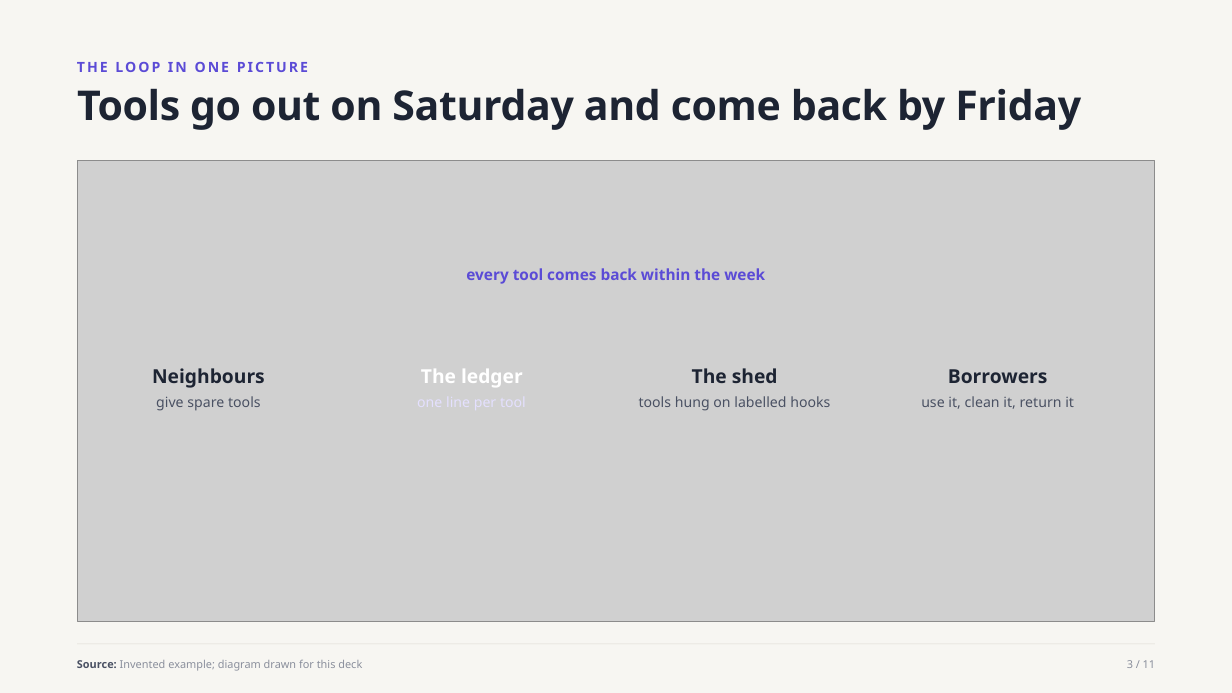
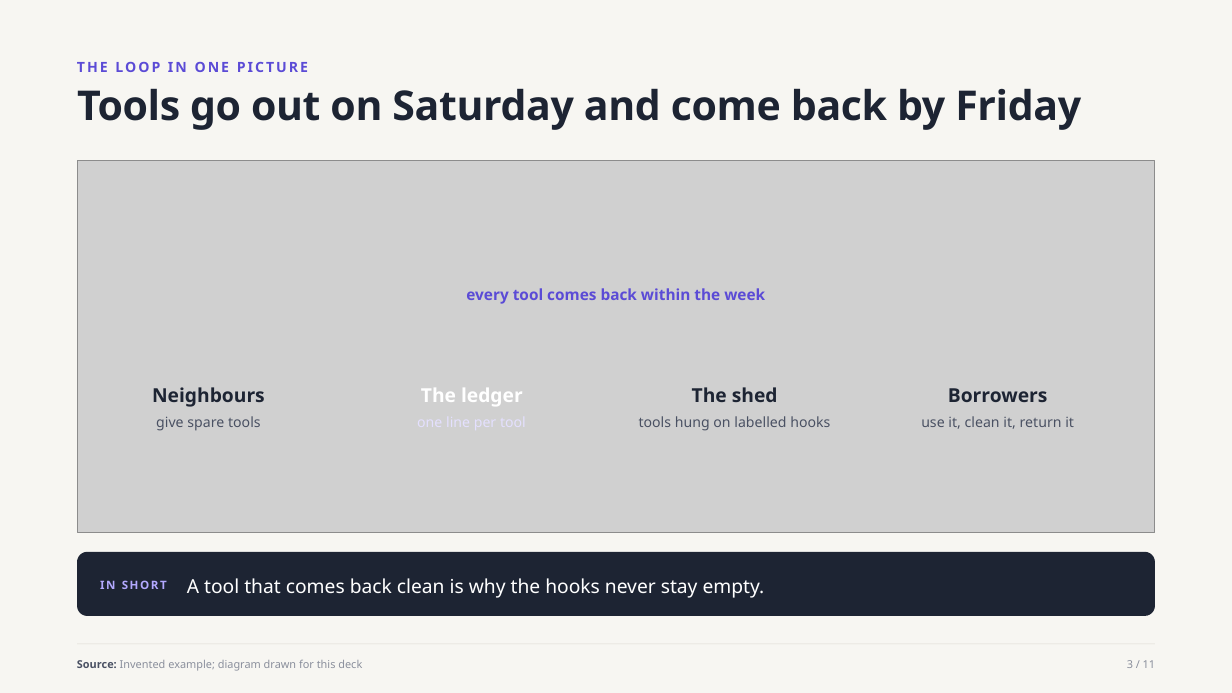
Before and after one commit to witt3rd/publishing, a slide deck: slide 3 of docs/samples/house-style-explainer-v1.pptx. Drawn at 1232x693 pixels with LibreOffice and Linux fonts; fonts in the diff are those of the drawing; grey boxes stand for pictures. Boxes give left, top, right and bottom in pixels: in the first picture for what was removed or moved away, otherwise in the second. Text is boxed around its words. In the diff, an @@ line names an element or a change of style, - is before the commit and + after.

```diff
--- a/docs/samples/house-style-explainer-v1.pptx
+++ b/docs/samples/house-style-explainer-v1.pptx
@@ picture: place and size @@
-picture at box(77, 161, 1155, 622)
+picture at box(77, 161, 1155, 533)
@@ 8 texts: place and size @@
-8 texts at box(152, 268, 1074, 411)
+8 texts at box(152, 288, 1074, 431)
@@ rounded rectangle added at box(77, 552, 1155, 616), fill #1D2433 @@
@@ text added at box(100, 580, 167, 589), 9 pt, text #B3A9FF, bold @@
+IN SHORT
@@ text added at box(187, 578, 765, 598), 15 pt, text #FFFFFF @@
+A tool that comes back clean is why the hooks never stay empty.
```
Also in this commit, not shown: 7 other files.
